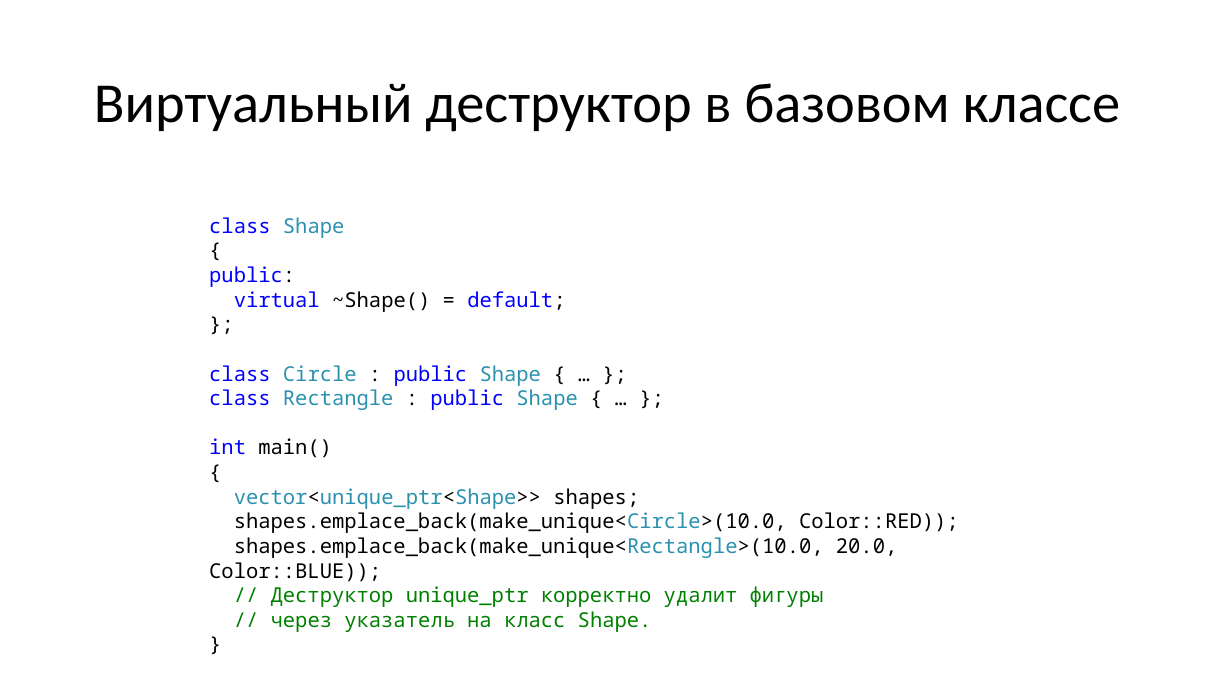
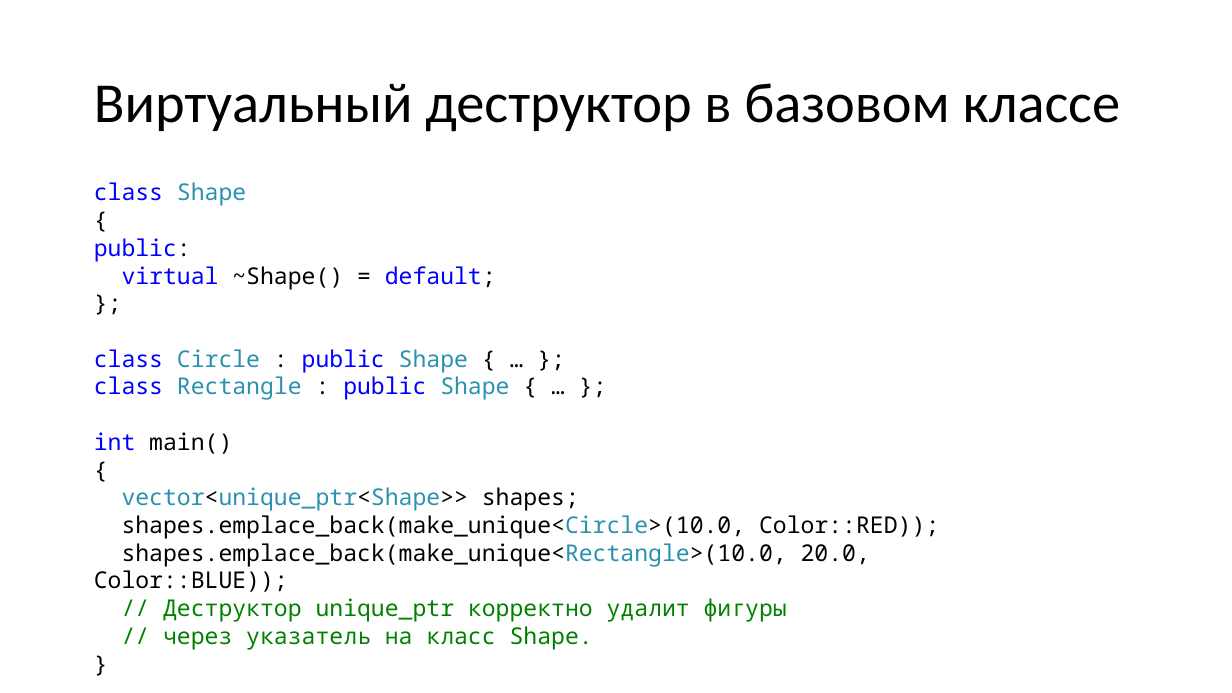
Before and after one commit to alexey-malov/oop, a slide deck: slide 43 of lectures/03/Наследование и полиморфизм.pptx. Drawn at 1232x693 pixels with LibreOffice and Linux fonts; fonts in the diff are those of the drawing. Boxes give left, top, right and bottom in pixels: in the first picture for what was removed or moved away, otherwise in the second. Text is boxed around its words. In the diff, an @@ line names an element or a change of style, - is before the commit and + after.

```diff
--- a/lectures/03/Наследование и полиморфизм.pptx
+++ b/lectures/03/Наследование и полиморфизм.pptx
@@ text "class Shape" moved from (x1=209, y1=217, x2=959, y2=632) to (x1=94, y1=182, x2=939, y2=650) @@
@@ text "class Shape" at (x1=94, y1=182, x2=939, y2=650): size 16 to 18 pt @@
```
Also in this commit, not shown: 1 slide added, 1 other file.
